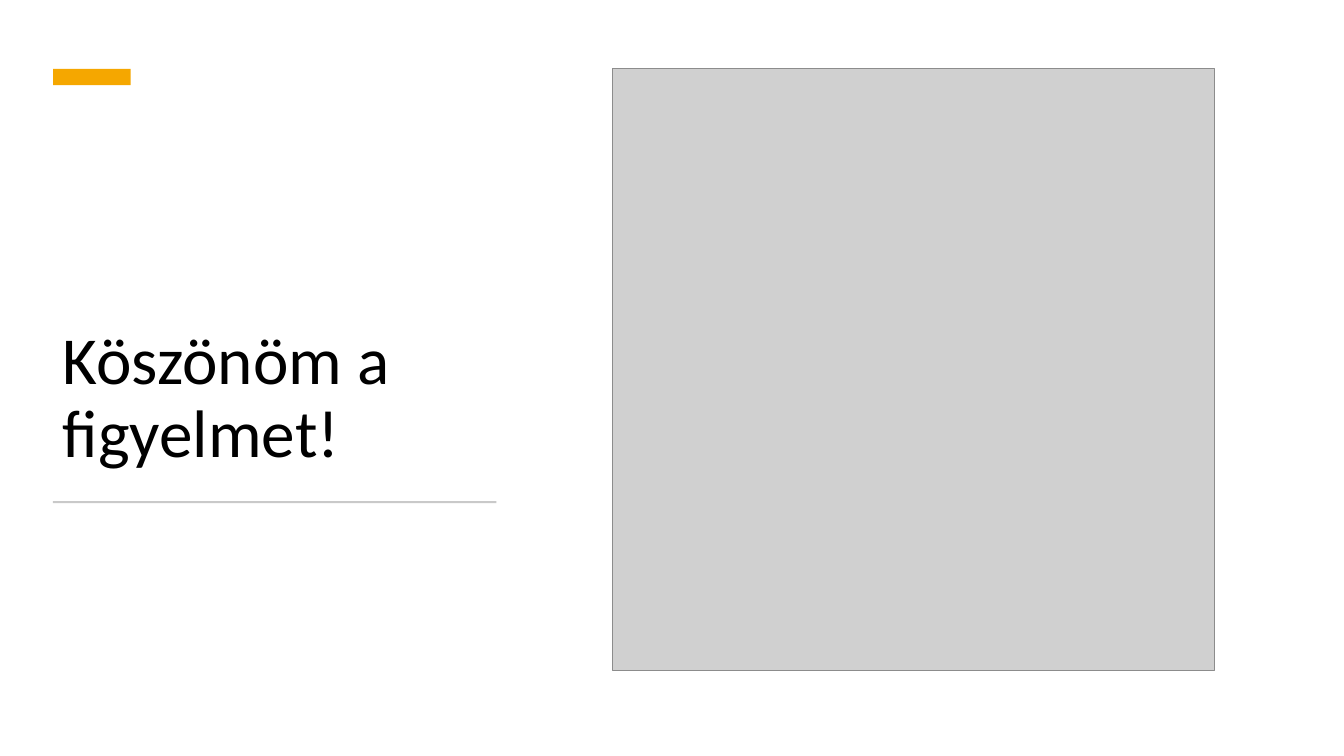
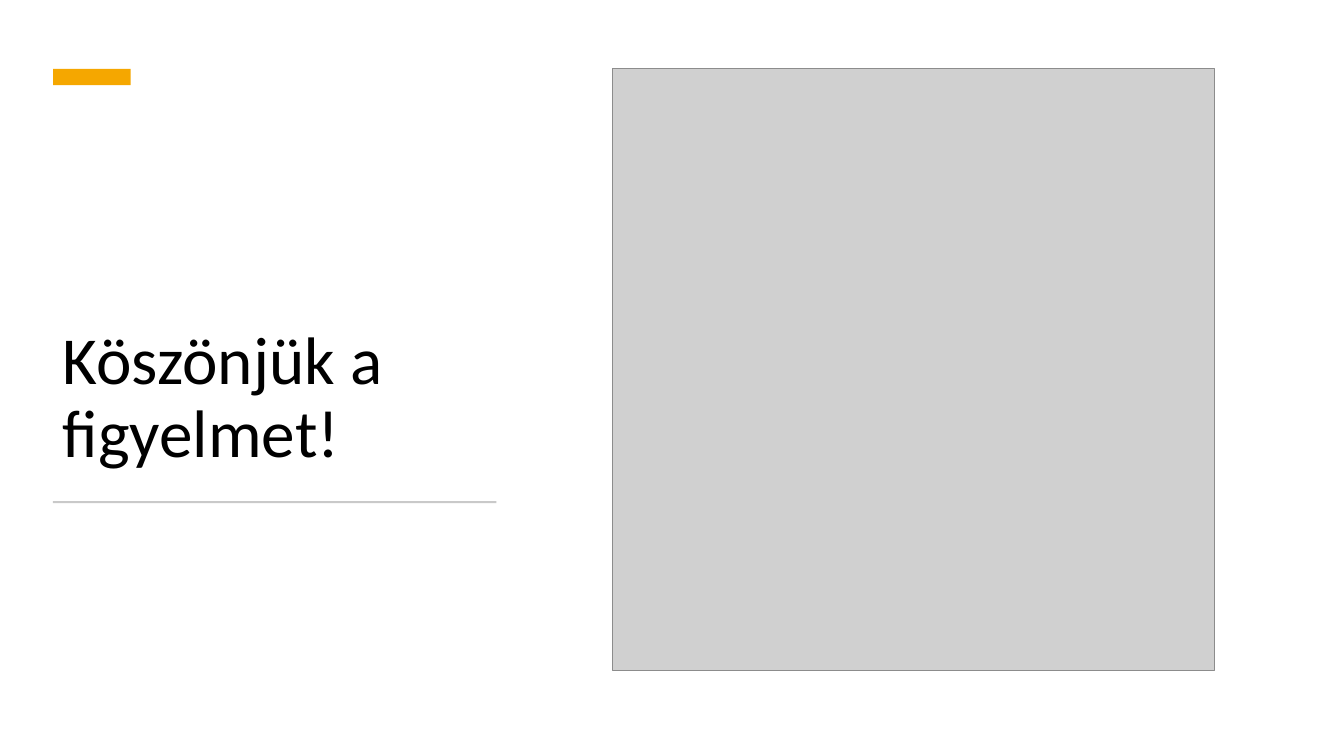
Before and after one commit to LukaPollo/NoSQL-Sql-ElasticSearch-IKT, a slide deck: slide 9 of presentation/IKT NoSql Sql Elastic Search.pptx (slide 7 before the commit). Drawn at 1344x756 pixels with LibreOffice and Linux fonts; fonts in the diff are those of the drawing; grey boxes stand for pictures. Boxes give left, top, right and bottom in pixels: in the first picture for what was removed or moved away, otherwise in the second. Text is boxed around its words. In the diff, an @@ line names an element or a change of style, - is before the commit and + after.

```diff
--- a/presentation/IKT NoSql Sql Elastic Search.pptx
+++ b/presentation/IKT NoSql Sql Elastic Search.pptx
@@ title at [63, 337, 382, 469]: text changed @@
-Köszönöm a figyelmet!
+Köszönjük a figyelmet!
```
Also in this commit, not shown: 3 other slides changed, 2 slides added.
